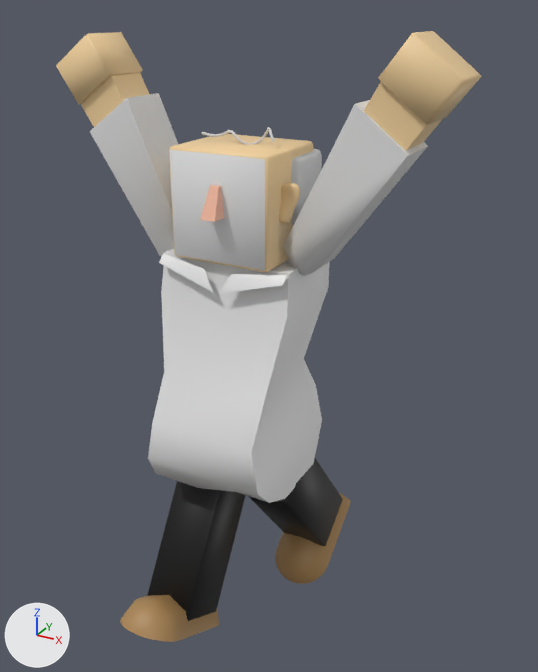
A saved change to the FBX model JDPolterGhost/Assets/Models/Dad.fbx.
Both versions are drawn from a camera (50 mm lens) standing at (6.9, -11.58, 14.63) and looking at (0.44, 0.18, 8.75). The axes (+X, +Y, +Z) are drawn at lower left. The lights are the same throughout. Where no turn or scale is listed for an object, it has been applied to the vertices. Vertices at the same position are counted once.

Names of what the first picture shows: 'armL', 'armR', 'dadBody', 'head', 'legL', 'legR'.
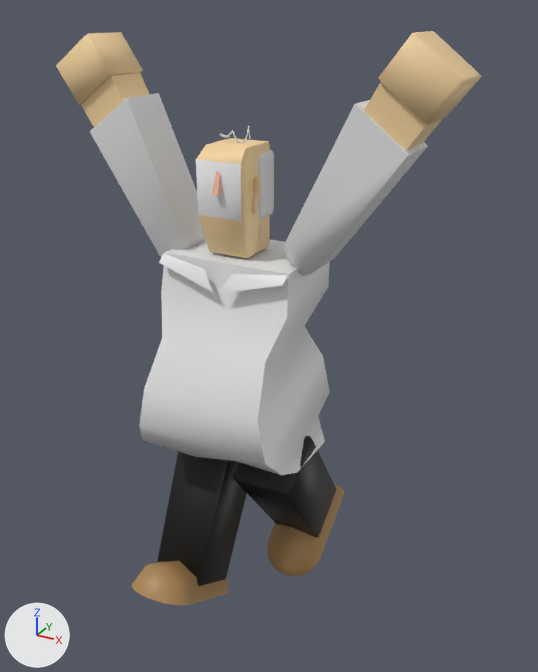
Boxes [x1, y1, x2, y2] around the edits, measured in the pictures (538 x 672 px; the box of a moved part takes in the faces that stretch with it):
'dadBody', reshaped (7% shorter): before [148, 249, 329, 503]; after [139, 239, 330, 475]
'head', reshaped (49% narrower, 10% shorter): before [169, 127, 322, 273]; after [196, 126, 274, 258]
'legR', reshaped (8% narrower): before [120, 481, 246, 642]; after [131, 452, 247, 605]
'legL', reshaped (10% wider, 11% taller): before [248, 458, 351, 584]; after [232, 436, 345, 576]
part 1 of me_mesh_003, moved or reshaped: before [275, 493, 351, 584]; after [267, 482, 345, 576]
part 2 of me_mesh_003, moved or reshaped: before [248, 496, 286, 533]; after [235, 480, 287, 524]
part 3 of me_mesh_003, moved or reshaped: before [285, 505, 320, 545]; after [279, 498, 314, 537]
part 4 of me_mesh_003, moved or reshaped: before [274, 496, 288, 505]; after [234, 436, 310, 497]
part 5 of me_mesh_003, moved or reshaped: before [285, 459, 343, 546]; after [287, 437, 337, 538]
part 6 of me_mesh_005, moved or reshaped: before [201, 127, 275, 145]; after [220, 126, 251, 143]
part 7 of me_mesh_005, moved or reshaped: before [291, 149, 322, 225]; after [258, 150, 274, 219]
part 8 of me_mesh_005, moved or reshaped: before [279, 183, 300, 224]; after [252, 176, 261, 214]
part 9 of me_mesh_005, moved or reshaped: before [169, 134, 313, 273]; after [196, 138, 270, 258]
part 10 of me_mesh, moved or reshaped: before [148, 287, 328, 503]; after [139, 287, 330, 475]
part 11 of me_mesh_004, moved or reshaped: before [120, 595, 219, 642]; after [131, 561, 229, 605]
part 12 of me_mesh_004, moved or reshaped: before [148, 481, 178, 591]; after [158, 452, 179, 555]
part 13 of me_mesh_004, moved or reshaped: before [186, 490, 246, 621]; after [197, 460, 247, 586]
part 14 of me_mesh_004, moved or reshaped: before [147, 481, 212, 596]; after [157, 452, 219, 562]
part 15 of me_mesh_004, moved or reshaped: before [152, 490, 218, 614]; after [162, 459, 226, 578]

Edits to the bpy script that builds the scene:
```text
Change me_mesh_003:
    where me_mesh_003.from_pydata(...)  # 110 vertices, 179 faces; spans x -0.68..0.68, y -0.32..2.87, z -3.62..0.49
    used by ob_legl; location = (0.69, -0.2, 5.77)
    me_mesh_003 part 1: the loose piece of 86 vertices spanning x -0.68..0.68, y 0.94..2.87, z -3.62..-1.71 is moved by (0.0, -0.43, 0.56)
    me_mesh_003 part 2: all 3 vertices in x -0.53..-0.48, y 1.67..1.75, z -2.85..-2.81 are moved by (0.0, -0.43, 0.56)
    me_mesh_003 part 3: all 3 vertices in x 0.5..0.55, y 1.67..1.75, z -2.85..-2.81 are moved by (0.0, -0.43, 0.56)
    me_mesh_003 part 4: all 4 vertices in x 0.5, y -0.32..0.69, z -0.32..0.49 are moved by (0.25, -0.43, 0.56)
    me_mesh_003 part 5: all 2 vertices in x 0.55, y -0.28..0.65, z -0.29..0.45 are moved by (0.26, -0.43, 0.56)
Change me_mesh_005:
    used by ob_head; location = (-0.17, 0.0, 12.57)
    remove me_mesh_005.from_pydata(...)  # 11336 vertices, 22648 faces; spans x -1.15..1.49, y -1.2..1.11, z -2.13..0.19
    add me_mesh_005.from_pydata(...)  # 11336 vertices, 22648 faces; spans x -0.49..0.63, y -0.79..0.55, z -2.09..0.19
    me_mesh_005 part 6: the loose piece of 9452 vertices spanning x -0.67..0.93, y -0.22..0.17, z -0.16..0.19 is scaled about the mesh origin by (0.424, 0.495, 0.981)
    me_mesh_005 part 7: the loose piece of 56 vertices spanning x -0.92..1.26, y -0.04..1.11, z -1.51..-0.28 is scaled about the mesh origin by (0.424, 0.495, 0.981)
    me_mesh_005 part 8: the loose piece of 898 vertices spanning x 1.1..1.49, y -0.51..-0.27, z -1.33..-0.64 is scaled about the mesh origin by (0.424, 0.495, 0.981)
    me_mesh_005 part 9: 32 of 11336 vertices moved; they spanned x -0.82..1.17, y -1.2..0.88, z -2.13..-0.13 and now span x -0.38..0.53, y -0.79..0.44, z -2.09..-0.12; mean shift (-0.1, 0.04, 0.11); largest move (1.12, -0.88, -2.08) -> (0.53, -0.66, -1.33)
Change me_mesh_004:
    where me_mesh_004.from_pydata(...)  # 110 vertices, 179 faces; spans x -0.68..0.68, y -3.01..0.69, z -3.48..0.19
    used by ob_legr; location = (-0.69, -0.2, 5.79)
    me_mesh_004 part 11: the loose piece of 86 vertices spanning x -0.68..0.68, y -3.01..-0.73, z -3.48..-2.0 is moved by (0.0, 0.42, 0.57)
    me_mesh_004 part 12: all 2 vertices in x -0.53, y -0.38..0.64, z -0.47..0.14 are moved by (-0.26, 0.42, 0.57)
    me_mesh_004 part 13: all 2 vertices in x 0.56, y -0.38..0.64, z -0.47..0.14 are moved by (-0.03, 0.42, 0.57)
    me_mesh_004 part 14: all 3 vertices in x -0.53..-0.48, y -2.07..-2.02, z -2.66..-2.59 are moved by (0.0, 0.42, 0.57)
    me_mesh_004 part 15: all 3 vertices in x 0.51..0.56, y -2.07..-2.02, z -2.66..-2.59 are moved by (0.0, 0.42, 0.57)
Change me_mesh:
    used by ob_dadbody; location = (0.0, -0.91, 9.96)
    remove me_mesh.from_pydata(...)  # 44 vertices, 72 faces; spans x -1.35..1.35, y -0.81..1.95, z -4.27..0.47
    add me_mesh.from_pydata(...)  # 44 vertices, 72 faces; spans x -1.51..1.5, y -0.81..1.95, z -3.56..0.47
    me_mesh part 10: 28 of 44 vertices moved; they spanned x -1.25..1.25, y -0.81..1.95, z -4.27..-1.75 and now span x -1.51..1.5, y -0.81..1.95, z -3.56..-1.04; mean shift (0.0, 0.0, 0.71); largest move (-1.25, -0.61, -3.96) -> (-1.51, -0.61, -3.25)
```
